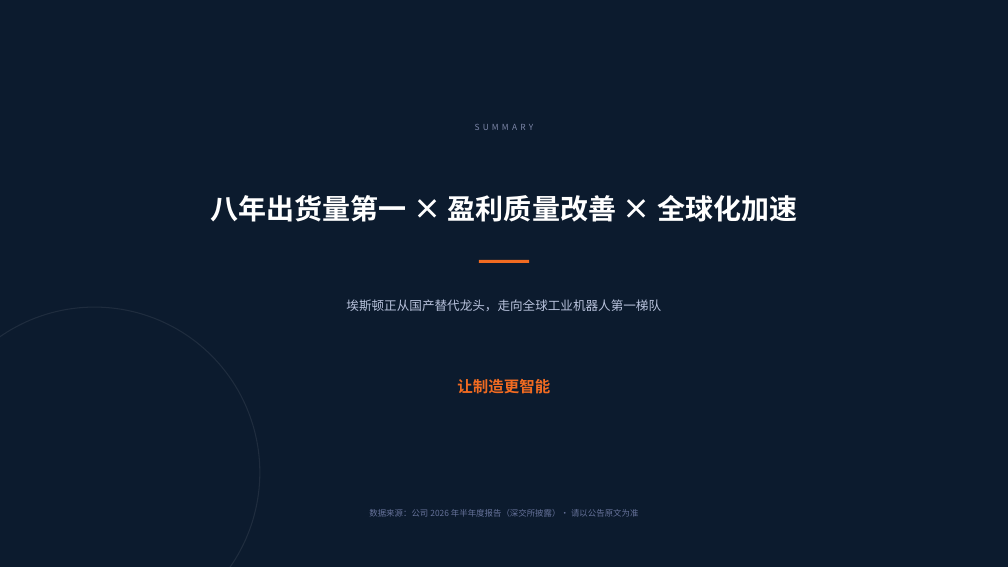
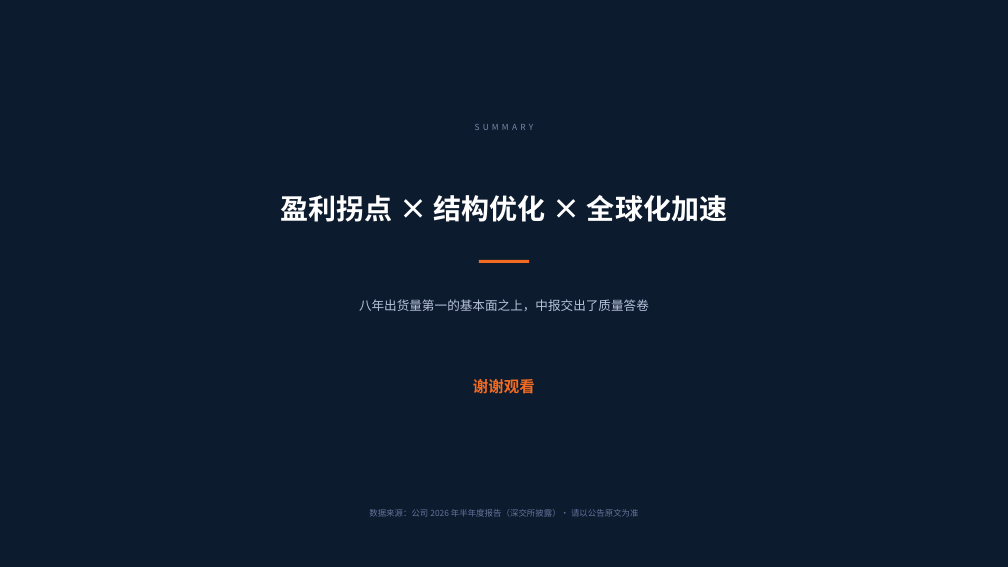
Before and after one commit to AFAP/skill-pptx-gen, a slide deck: slide 15 of examples/埃斯顿2026中期报.pptx (slide 11 before the commit). Drawn at 1008x567 pixels with LibreOffice and Linux fonts; fonts in the diff are those of the drawing. Boxes give left, top, right and bottom in pixels: in the first picture for what was removed or moved away, otherwise in the second. Text is boxed around its words. In the diff, an @@ line names an element or a change of style, - is before the commit and + after.

```diff
--- a/examples/埃斯顿2026中期报.pptx
+++ b/examples/埃斯顿2026中期报.pptx
@@ text at (280, 195, 727, 222): text changed @@
-八年出货量第一 × 盈利质量改善 × 全球化加速
+盈利拐点 × 结构优化 × 全球化加速
@@ text at (359, 299, 649, 311): text changed @@
-埃斯顿正从国产替代龙头，走向全球工业机器人第一梯队
+八年出货量第一的基本面之上，中报交出了质量答卷
@@ ellipse removed at (0, 307, 259, 567) @@
@@ text at (473, 376, 535, 396): text changed @@
-让制造更智能
+谢谢观看
```
Also in this commit, not shown: 4 other slides changed, 10 slides added, 6 slides removed, 1 other file.
